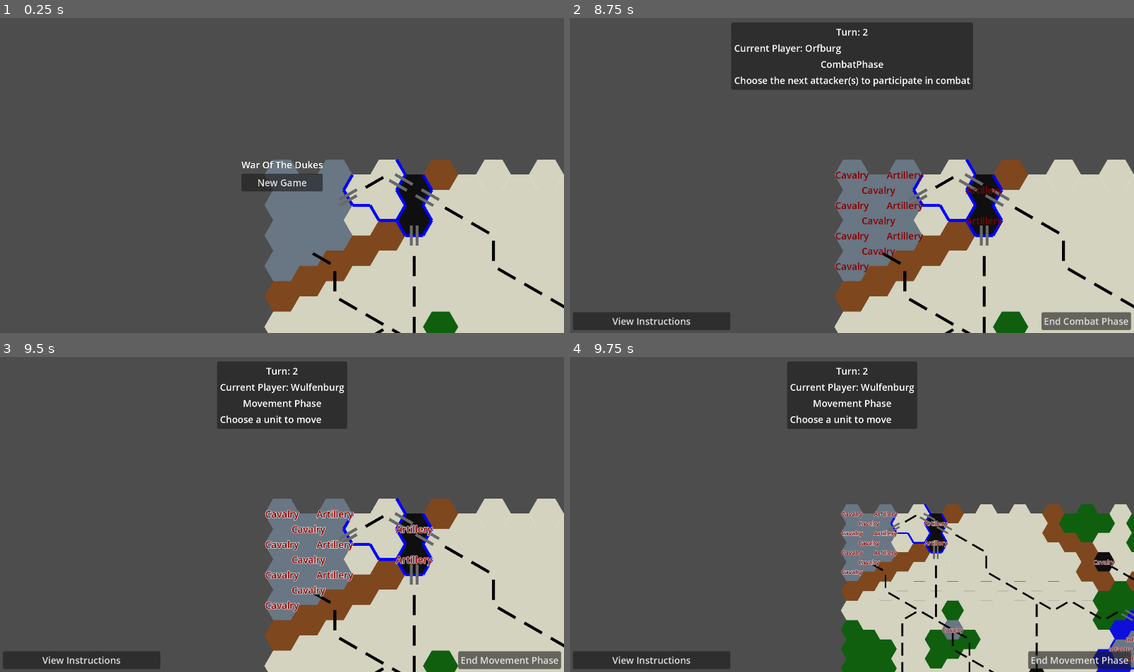
Above: before the commit, frames 1-4 (two rows, left to right).
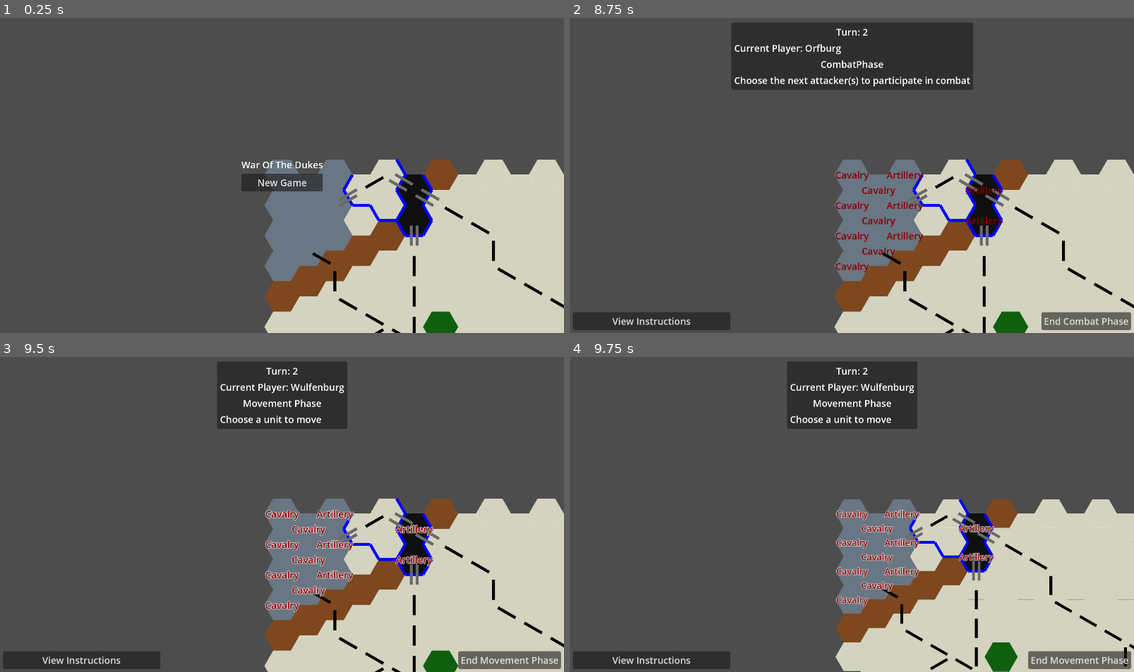
Above: after the commit, the same moments.

Repository: Jayjader/WarOfTheDukes
Game: Godot game, scene res://main_game_scene.tscn
Same seed, same stepped clock (60 frames per second), same inputs: the game is played once before the commit and once after it.
Inputs (mouse positions are in pixels of both pictures, inside the frame that each line leads up to):
- Up to frame 1 (0.25 s): no input
- Up to frame 2 (8.75 s): click "New Game" at 0.5 s; click "Confirm" at 1.25 s; click "Auto Setup Remaining" at 2 s; click "View Instructions" at 2.75 s; click "End Movement Phase" at 3.5 s; click "End Combat Phase" at 4.25 s; click "View Instructions" at 5 s; click "End Movement Phase" at 5.75 s; click "End Combat Phase" at 6.5 s; click "View Instructions" at 7.25 s; click "End Movement Phase" at 8 s
- Up to frame 3 (9.5 s): click "End Combat Phase" at 8.75 s
- Up to frame 4 (9.75 s): tap Enter at 9.5 s; move the mouse to (976, 498) at 9.52 s; hold Mouse wheel down (Decrease Camera Zoom) from 9.53 s (still down); click (976, 498) at 9.67 s

Frames 1-3 are identical in both runs. In frame 4, 15% of the frame differs, in the area x 47-100%, y 44-100%.

Commit message:
translate trackpad scrolling into camera zoom actions
this allows us to unify the camera zoom incement/decrement logic between control schemes

Diff:
--- a/game_session/OverBoardCamera.gd
+++ b/game_session/OverBoardCamera.gd
@@ -4,7 +4,7 @@
 
 @export var max_zoom: float = 1.25
 
-@export var zoom_factor: float = 0.05
+@export var zoom_factor: float = 0.5
 
 @export var zoom_duration: float = 0.2
 
@@ -28,27 +28,18 @@
 	if event is InputEventPanGesture:
 		get_viewport().set_input_as_handled()
 		var y_abs = abs(event.delta.y)
-		# The underlying acceleration driving the OS events we end up receiving seems to run afoul
-		# of the "reactive" tweening we use, locking us into a camera zoom "drift"
-		#var steps = min(3, y_abs / scroll_panning_threshold)
-		#var action_name = "Increase Camera Zoom" if sign(event.delta.y) > 0 else "Decrease Camera Zoom"
-		#for i in range(steps):
-		#	var action = InputEventAction.new()
-		#	action.action = action_name
-		#	action.pressed = true
-		#	Input.parse_input_event(action)
 		if y_abs > scroll_panning_threshold:
-			_zoom_level = log(
-				exp(_zoom_level) * (
-					1 + (int(invert_y_axis)) * (zoom_factor * y_abs * sign(event.delta.y))
-				)
-			)
+			var action = InputEventAction.new()
+			action.action = "Increase Camera Zoom" if sign(event.delta.y) > 0 else "Decrease Camera Zoom"
+			action.pressed = true
+			action.strength = y_abs
+			Input.parse_input_event(action)
 
-func _process(_delta):
+func _process(delta):
 	if Input.is_action_pressed("Increase Camera Zoom"):
-		_zoom_level = log(exp(_zoom_level) * (1+zoom_factor))
+		_zoom_level = log(exp(_zoom_level) * (1 + zoom_factor * delta * Input.get_action_strength("Increase Camera Zoom")))
 	if Input.is_action_pressed("Decrease Camera Zoom"):
-		_zoom_level = log(exp(_zoom_level) * (1-zoom_factor))
+		_zoom_level = log(exp(_zoom_level) * (1 - zoom_factor * delta * Input.get_action_strength("Decrease Camera Zoom")))
 	if Input.is_action_pressed("Move Camera Left"):
 		position.x -= 20 / _zoom_level
 	if Input.is_action_pressed("Move Camera Up"):
